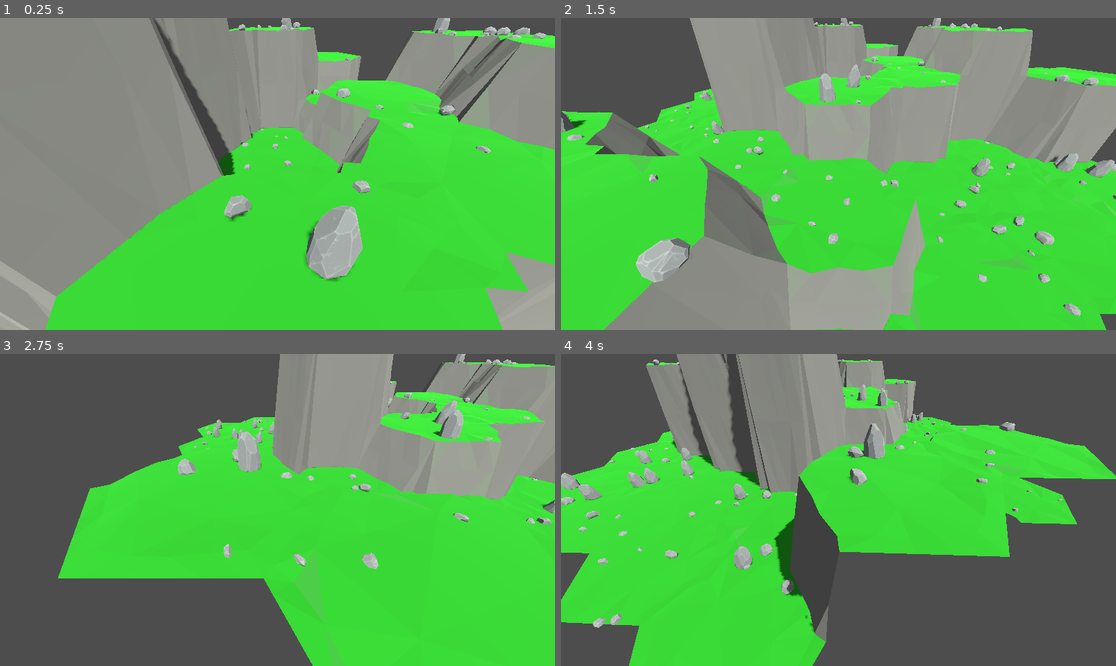
Above: before the commit, frames 1-4 (two rows, left to right).
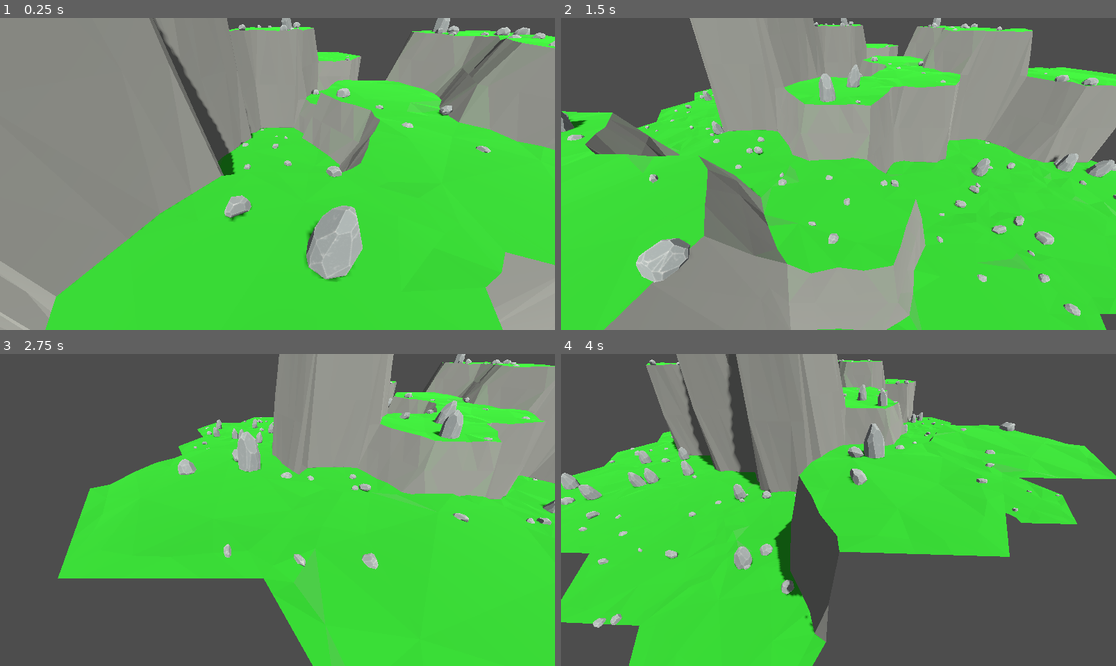
Above: after the commit, the same moments.

Repository: vincentwoelfer/hex
Game: Godot game, scene res://scenes/dev/MapGeneration.tscn
The game is run twice, just before and just after one commit, with the same random seed, the same clock (stepped at 60 frames per second) and the same inputs.
Inputs (mouse positions are in pixels of both pictures, inside the frame that each line leads up to):
- Up to frame 1 (0.25 s): no input
- Up to frame 2 (1.5 s): tap Enter at 0.5 s; move the mouse to (960, 158) at 0.52 s; hold S (move_cam_backward) 0.53-1.28 s; move the mouse to (727, 189) at 1.27 s; tap W (move_cam_forward) at 1.35 s
- Up to frame 3 (2.75 s): move the mouse to (333, 441) at 2.02 s; hold A (move_cam_left) from 2.03 s (still down)
- Up to frame 4 (4 s): move the mouse to (810, 572) at 2.77 s; release A (move_cam_left) at 2.78 s; tap D (move_cam_right) at 2.85 s; move the mouse to (1005, 556) at 3.52 s; hold Q (rotate_cam_left) from 3.53 s (still down)

The runs differ from the first frame. In frame 1, 1.1% of the frame differs, in the area x 27-100%, y 0-88%; in frame 2, 0.5%; in frame 3, 0.3%; in frame 4, 0.7%.

Commit message:
Change how center vertex height between 3 hex tiles is computed

Diff:
--- a/src/tile/HexGeometry.gd
+++ b/src/tile/HexGeometry.gd
@@ -141,21 +141,38 @@
 			var y: float = HexConst.transition_height(adj_height - own_height)
 			verts_outer[corner_vertex_index].y = y
 		else:
+			var y: float
 			# All three same
 			if h[0] == h[1] and h[1] == h[2]:
 				corner_height = h[0]
+				# Dont use transition_height here, directly compute height of the neighbouring cell (or own if h=0)
+				# Normalize relative to own height
+				y = (corner_height - own_height) * HexConst.height
+
 			# Two are same -> use the two
 			elif h[0] == h[1] or h[0] == h[2] or h[1] == h[2]:
-				if h[0] == h[1]:
-					corner_height = h[0]
+				# Use transition height here but compute between own and "the other".
+				# It doesnt matter if this cell and one other cell are the same or if both others are the same and this is the odd one
+				# We want the height which is not equal to our own height!
+				var other_height: float
+				if own_height != h[0]:
+					other_height = h[0]
+				elif own_height != h[1]:
+					other_height = h[1]
 				else:
-					corner_height = h[2]
+					other_height = h[2]
+
+				# Normalize relative to own height
+				y = HexConst.transition_height(other_height - own_height)
+
 			# All different -> use middle one
 			else:
 				corner_height = h[1]
-
-			# Normalize relative to own height. Dont use transition_height here, directly compute height of the neighbouring cell (or own if h=0)
-			var y: float = (corner_height - own_height) * HexConst.height
+				# Normalize relative to own height
+				# Dont use transition_height here, directly compute height of the neighbouring cell (or own if h=0)
+				y = (corner_height - own_height) * HexConst.height
+
+			# Actually set height
 			verts_outer[corner_vertex_index].y = y
 
 
